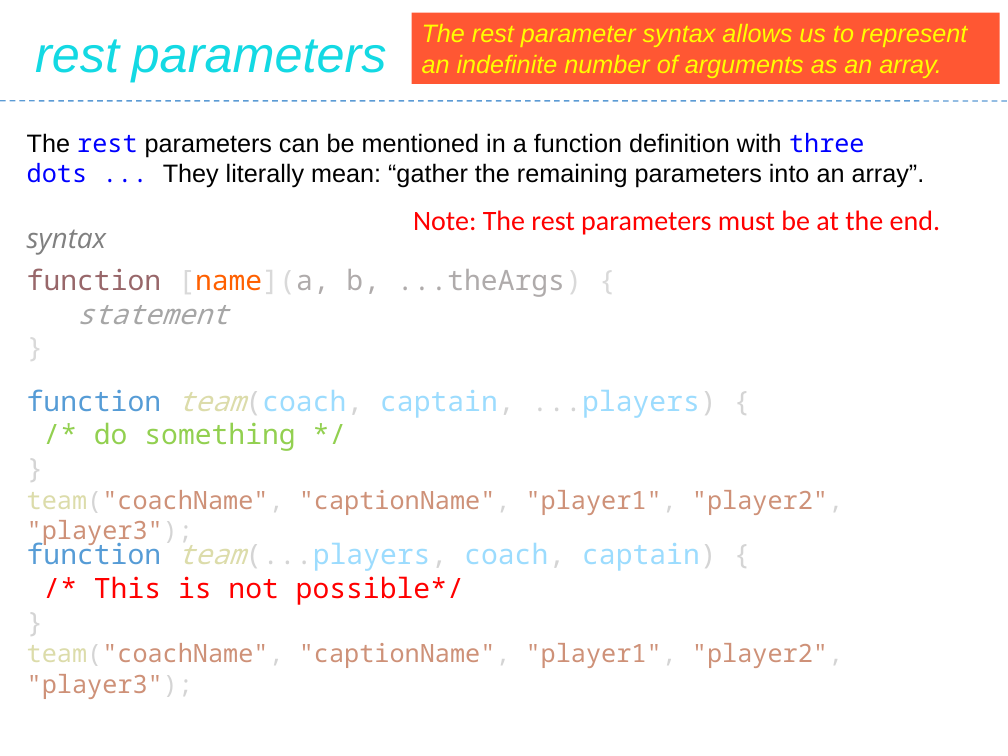
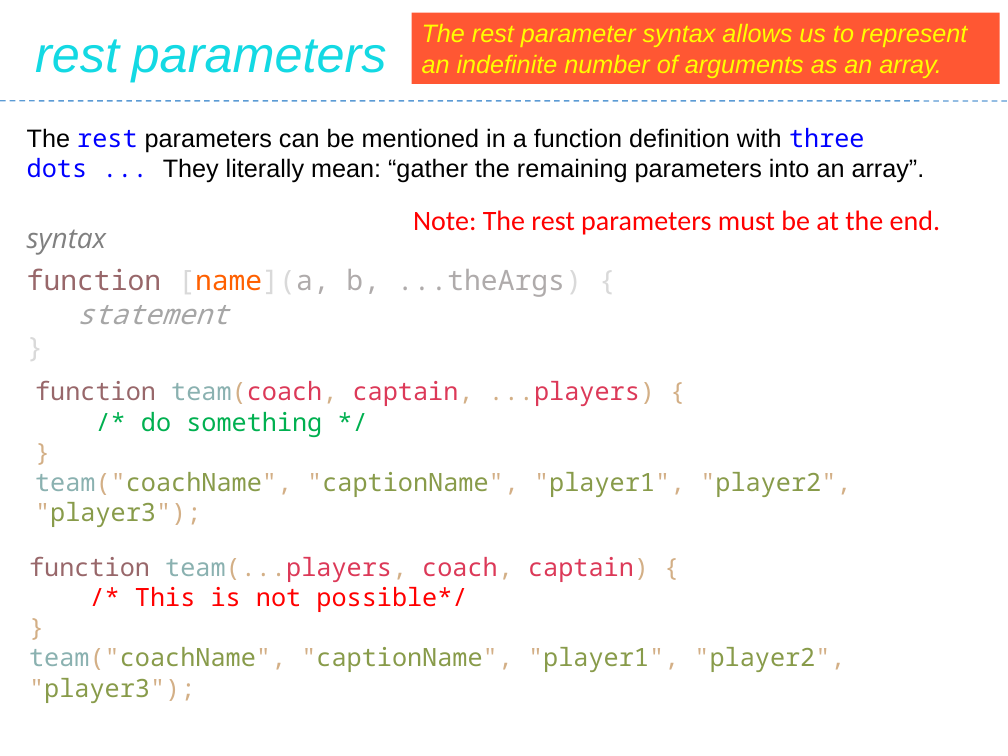
Before and after one commit to Saleel-Bagde/PPT-s, a slide deck: slide 189 of JavaScript.pptx. Drawn at 1008x756 pixels with LibreOffice and Linux fonts; fonts in the diff are those of the drawing. Boxes give left, top, right and bottom in pixels: in the first picture for what was removed or moved away, otherwise in the second. Text is boxed around its words. In the diff, an @@ line names an element or a change of style, - is before the commit and + after.

```diff
--- a/JavaScript.pptx
+++ b/JavaScript.pptx
@@ text "The rest parameters can be ...": place and size @@
-text "The rest parameters can be ..." at box(27, 133, 925, 188)
+text "The rest parameters can be ..." at box(27, 128, 925, 183)
@@ text "function team(coach, captain, ...players) {": place and size @@
-text "function team(coach, captain, ...players) {" at box(27, 389, 843, 515)
+text "function team(coach, captain, ...players) {" at box(35, 381, 851, 497)
@@ text "function team(coach, captain, ...players) {" at box(35, 381, 851, 497): size 20 to 18 pt in "function team(coach, captain, ...players) {", "/* do something */", "}"; text colour #569CD6 to #98676A in "function"; text colour #DCDCAA to #8AB1B0 in "team(coach,", "team("coachName","; text colour #D4D4D4 to #D3AF86 in "team(coach, captain, ...players) {", "}", "team("coachName", "captionName", "player1", "player2", "play ..."; text colour #9CDCFE to #DC3958 in "team(coach, captain, ...players)"; italic off in "team(coach,"; text colour #92D050 to #00B050 in "/* do something */"; text colour #CE9178 to #D3AF86, text colour #CE9178 to #889B4A in "team("coachName", "captionName", "player1", "player2", "play ..." @@
@@ text "function team(...players, coach, captain) {": place and size @@
-text "function team(...players, coach, captain) {" at box(27, 537, 843, 668)
+text "function team(...players, coach, captain) {" at box(29, 557, 845, 672)
@@ text "function team(...players, coach, captain) {" at box(29, 557, 845, 672): size 20 to 18 pt in "function team(...players, coach, captain) {", "/* This is not possible*/", "}"; text colour #569CD6 to #98676A in "function"; text colour #DCDCAA to #8AB1B0 in "team(...players,", "team("coachName","; text colour #D4D4D4 to #D3AF86 in "team(...players, coach, captain) {", "}", "team("coachName", "captionName", "player1", "player2", "play ..."; text colour #9CDCFE to #DC3958 in "team(...players, coach, captain)"; italic off in "team(...players,"; text colour #CE9178 to #D3AF86, text colour #CE9178 to #889B4A in "team("coachName", "captionName", "player1", "player2", "play ..." @@
```
Also in this commit, not shown: 17 other slides changed.
